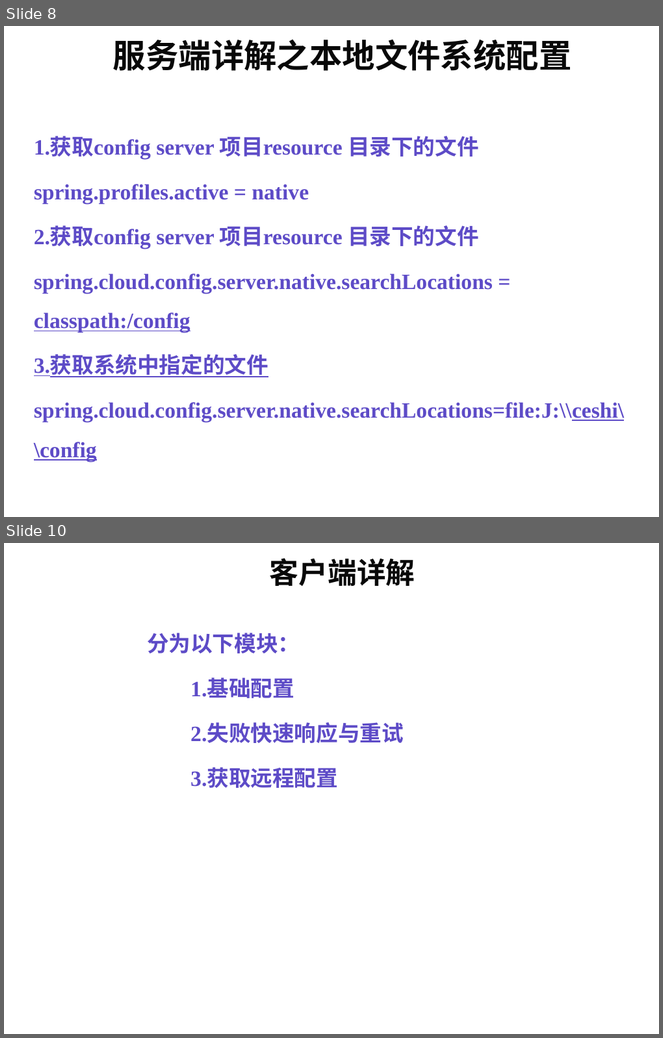
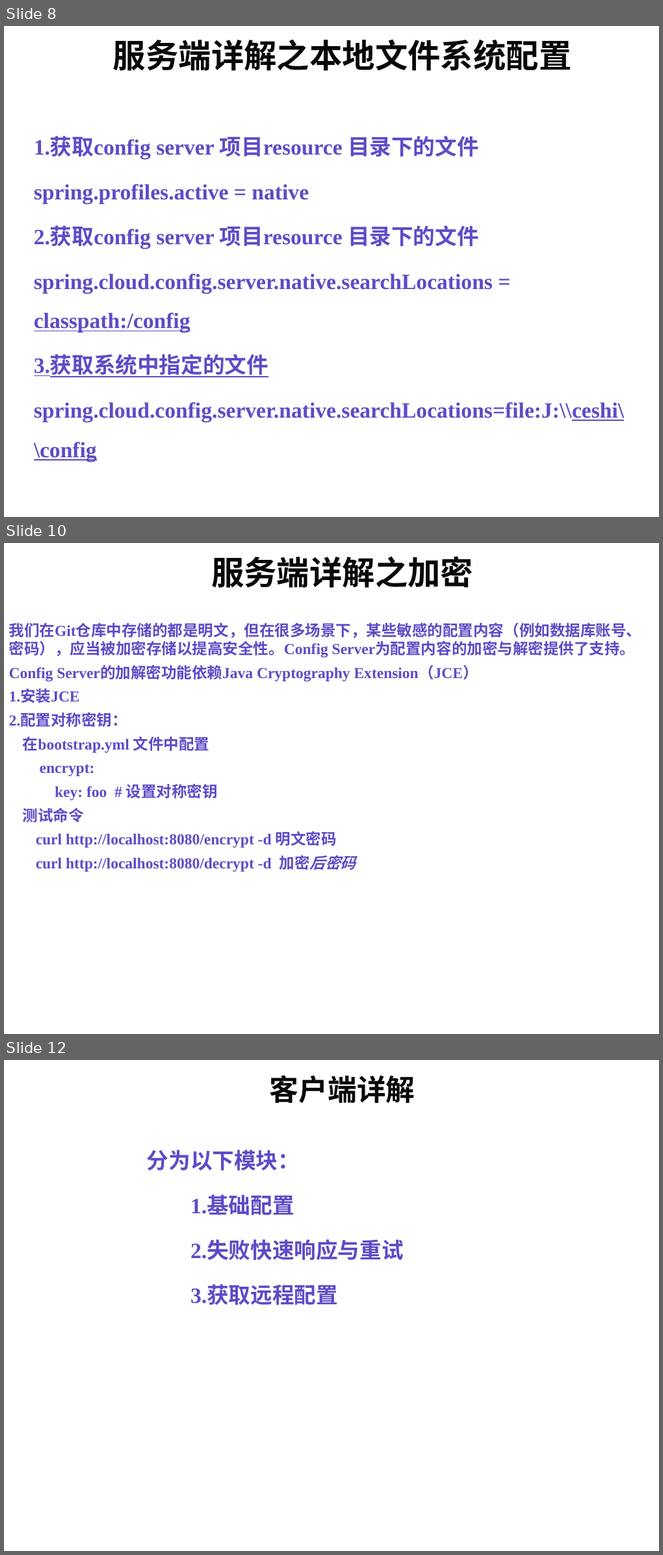
Before and after one commit to weiyongjuan/applicationDemo, a slide deck: springCloudConfig.ppt. Shown one above the other, each under a label of ours: slides 8 and 10 before the commit, slides 8, 10 and 12 after it; the slides between them are not shown. The pictures are 663x1038 and 663x1555 pixels, drawn with LibreOffice and Linux fonts; fonts in the diff are those of the drawing; background and template pictures are left out. Boxes give left, top, right and bottom in pixels: in the first picture for what was removed or moved away, otherwise in the second. Text is boxed around its words. In the diff, an @@ line names an element or a change of style, - is before the commit and + after.

```diff
--- a/springCloudConfig.ppt
+++ b/springCloudConfig.ppt
@@ slide 10 added at (4,543,659,1034), background picture (left out) @@
@@ title added at (211,556,473,588), 36 pt, text #080808, bold @@
+服务端详解之加密
@@ text added at (9,623,642,872), 16.8 pt, text #5D4BC7, bold @@
+我们在Git仓库中存储的都是明文，但在很多场景下，某些敏感的配置内容（例如数据库账号、密码），应当被加密存储以提高安全性。Config Server为配置内容的加密与解密提供了支持。
+Config Server的加解密功能依赖Java Cryptography Extension（JCE）
+1.安装JCE
+2.配置对称密钥：
+在bootstrap.yml 文件中配置
+encrypt:
+key: foo # 设置对称密钥
+测试命令
+curl http://localhost:8080/encrypt -d 明文密码
+curl http://localhost:8080/decrypt -d 加密后密码
@@ what was slide 10 is now slide 12 @@
```
Also in this commit, not shown: 2 slides changed, 1 other slide added.
